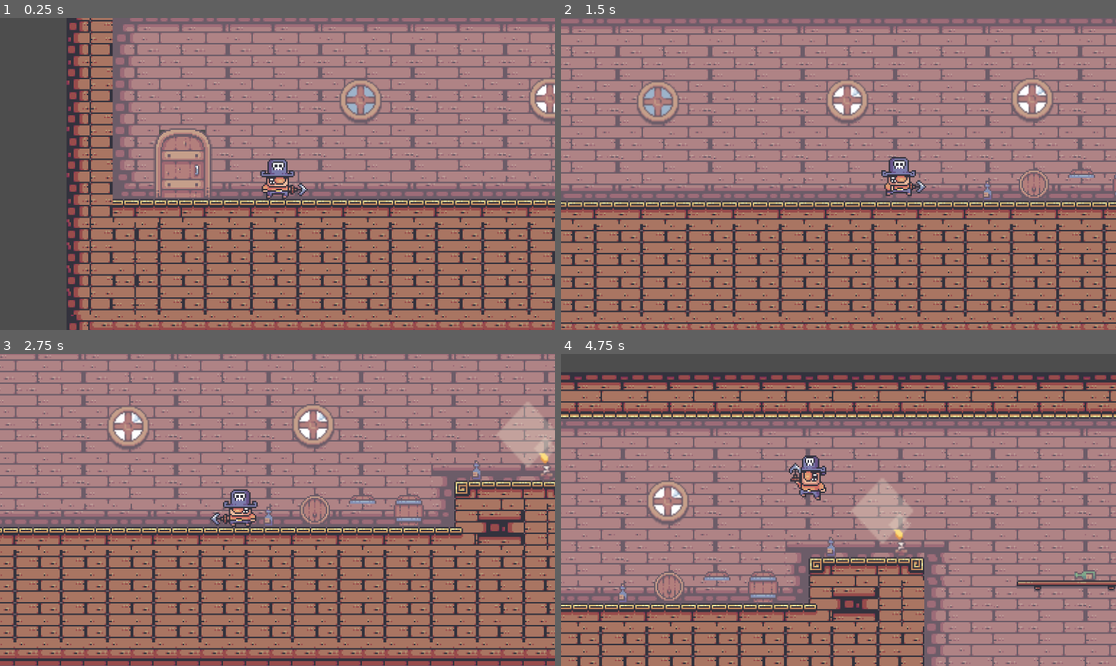
Above: before the commit, frames 1-4 (two rows, left to right).
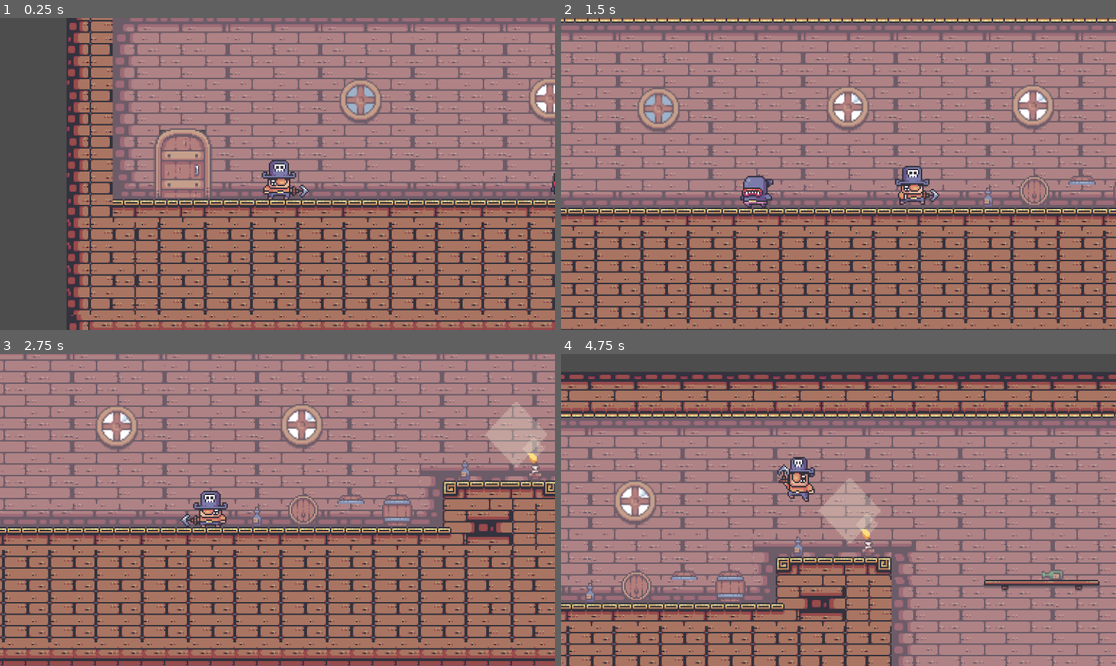
Above: after the commit, the same moments.

Repository: Skyluc05/BINF-Jump-Run-Name-pending
Game: Godot game, scene res://node_2d.tscn
Two runs of this game, one before a commit and one after it. Both use one fixed random seed, a clock stepped at 60 frames per second and the inputs below.
Inputs (mouse positions are in pixels of both pictures, inside the frame that each line leads up to):
- Up to frame 1 (0.25 s): no input
- Up to frame 2 (1.5 s): move the mouse to (960, 158) at 0.52 s; hold Right (Right) from 0.53 s (still down); click (960, 158) at 0.6 s; tap W (Jump) at 0.77 s; move the mouse to (727, 189) at 1.27 s; click (727, 189) at 1.35 s
- Up to frame 3 (2.75 s): tap W (Jump) at 1.52 s; move the mouse to (333, 441) at 2.02 s; release Right (Right) at 2.03 s; hold Left (Left) from 2.03 s (still down); click (333, 441) at 2.1 s
- Up to frame 4 (4.75 s): move the mouse to (810, 572) at 2.77 s; release Left (Left) at 2.78 s; hold Right (Right) 2.78-4.28 s; click (810, 572) at 2.85 s; tap W (Jump) at 3.02, 3.77, 4.52 s; move the mouse to (1005, 556) at 3.52 s; click (1005, 556) at 3.6 s; move the mouse to (672, 463) at 4.27 s; hold Left (Left) from 4.28 s (still down); click (672, 463) at 4.35 s

The runs differ from the first frame. In frame 1, 0.6% of the frame differs, in the area x 46-100%, y 44-59%; in frame 2, 44%, in the area x 0-100%, y 0-100%; in frame 3, 24%; in frame 4, 32%.

Commit message:
Erster Gegner (Nicht Fertig) + ein paar fixes

Diff:
--- /dev/null
+++ b/Enemy Logic/Fierce_Tooth/fierce_tooth.gd
@@ -0,0 +1,33 @@
+extends CharacterBody2D
+
+@export var SPEED = -60.0
+
+@onready var anim = $AnimatedSprite2D
+
+var facing_right = false
+
+func _physics_process(delta: float) -> void:
+
+	if not is_on_floor():
+		velocity += get_gravity() * delta
+
+	if !$RaycastDown.is_colliding() && is_on_floor or $RaycastDir.is_colliding():
+		flip()
+
+	velocity.x = SPEED
+
+	animation_handler()
+
+	move_and_slide()
+
+func flip():
+	facing_right = !facing_right
+
+	scale.x = abs(scale.x) * -1
+	if facing_right:
+		SPEED = abs(SPEED)
+	else:
+		SPEED = abs(SPEED) *-1
+
+func animation_handler():
+	anim.play("Run")
--- /dev/null
+++ b/Enemy Logic/Fierce_Tooth/fierce_tooth.tscn
@@ -0,0 +1,65 @@
+[gd_scene load_steps=10 format=3 uid="uid://n4ysn6jt881n"]
+
+[ext_resource type="Texture2D" uid="uid://dwf1n3emww0om" path="res://Sprites/Enemys/Fierce Tooth/02-Run/Run 01.png" id="1_ydofo"]
+[ext_resource type="Texture2D" uid="uid://nqklsc10mdak" path="res://Sprites/Enemys/Fierce Tooth/02-Run/Run 02.png" id="2_y8m5k"]
+[ext_resource type="Texture2D" uid="uid://bypys17853prs" path="res://Sprites/Enemys/Fierce Tooth/02-Run/Run 03.png" id="3_f0i3p"]
+[ext_resource type="Texture2D" uid="uid://bh11becpurfb4" path="res://Sprites/Enemys/Fierce Tooth/02-Run/Run 04.png" id="4_rd83c"]
+[ext_resource type="Texture2D" uid="uid://rg4rysm3gub3" path="res://Sprites/Enemys/Fierce Tooth/02-Run/Run 05.png" id="5_q4a3y"]
+[ext_resource type="Texture2D" uid="uid://dtrj0iv6j6548" path="res://Sprites/Enemys/Fierce Tooth/02-Run/Run 06.png" id="6_54yjw"]
+
+[sub_resource type="SpriteFrames" id="SpriteFrames_j86g4"]
+animations = [{
+"frames": [{
+"duration": 1.0,
+"texture": ExtResource("1_ydofo")
+}, {
+"duration": 1.0,
+"texture": ExtResource("2_y8m5k")
+}, {
+"duration": 1.0,
+"texture": ExtResource("3_f0i3p")
+}, {
+"duration": 1.0,
+"texture": ExtResource("4_rd83c")
+}, {
+"duration": 1.0,
+"texture": ExtResource("5_q4a3y")
+}, {
+"duration": 1.0,
+"texture": ExtResource("6_54yjw")
+}],
+"loop": true,
+"name": &"Run",
+"speed": 5.0
+}]
+
+[sub_resource type="RectangleShape2D" id="RectangleShape2D_ius4x"]
+size = Vector2(18, 20)
+
+[sub_resource type="RectangleShape2D" id="RectangleShape2D_5vfex"]
+size = Vector2(20, 25)
+
+[node name="Fierce Tooth" type="CharacterBody2D"]
+
+[node name="AnimatedSprite2D" type="AnimatedSprite2D" parent="."]
+texture_filter = 1
+sprite_frames = SubResource("SpriteFrames_j86g4")
+animation = &"Run"
+frame_progress = 0.859025
+
+[node name="CollisionShape2D" type="CollisionShape2D" parent="."]
+position = Vector2(0, 3)
+shape = SubResource("RectangleShape2D_ius4x")
+
+[node name="Area2D" type="Area2D" parent="."]
+
+[node name="CollisionShape2D" type="CollisionShape2D" parent="Area2D"]
+position = Vector2(0, 0.5)
+shape = SubResource("RectangleShape2D_5vfex")
+
+[node name="RaycastDir" type="RayCast2D" parent="."]
+target_position = Vector2(-11, 0)
+
+[node name="RaycastDown" type="RayCast2D" parent="."]
+position = Vector2(-10, 0)
+target_position = Vector2(0, 14)
--- a/Player Logic/node_2d.gd
+++ b/Player Logic/node_2d.gd
@@ -1,12 +1,12 @@
 extends Node2D
+
+@onready var player := get_parent()
+@onready var ray := $RayCast2D
+@onready var rope := $Line2D
 
 @export var rest_lenght = 2.0
 @export var stiffness = 10.0
 @export var damping = 2.0
-
-@onready var player := get_parent()
-@onready var ray := $RayCast2D
-@onready var rope := $Line2D
 
 var launched = false
 var target: Vector2
@@ -50,5 +50,6 @@
 
 	player.velocity += force * delta
 	update_rope()
+
 func update_rope():
 	rope.set_point_position(1, to_local(target))
--- a/Player Logic/pirate_clown_nose.gd
+++ b/Player Logic/pirate_clown_nose.gd
@@ -6,12 +6,13 @@
 @export var Jump_Buffer_Time = 0.1
 @export var Coyote_Time = 0.5
 
-const SPEED = 300.0
-const JUMP_VELOCITY = -400
-const ACCELERATION = 0.1
-const DECELERATION = 0.1
+@export var SPEED = 300.0
+@export var JUMP_VELOCITY = -400
+@export var ACCELERATION = 0.1
+@export var DECELERATION = 0.1
 
 var Jump_Buffer = false
+
 var Jump_Available = true
 
 func _physics_process(delta: float) -> void:
@@ -55,11 +56,12 @@
 		else:
 			anim.play("Fall")
 
-
 func handle_sprite_flip(direction):
 	if direction == 1:
 		anim.flip_h = false
+		anim.offset = Vector2(0,0)
 	if direction == -1:
+		anim.offset = Vector2(-20,0)
 		anim.flip_h = true
 
 func jump():
--- a/Player Logic/pirate_clown_nose.tscn
+++ b/Player Logic/pirate_clown_nose.tscn
@@ -1,8 +1,7 @@
-[gd_scene load_steps=28 format=3 uid="uid://cwcm0oy2odce4"]
+[gd_scene load_steps=27 format=3 uid="uid://cwcm0oy2odce4"]
 
 [ext_resource type="Texture2D" uid="uid://b28rnqgtgnx15" path="res://Sprites/Player/Captian Clown Nose with hook/Idle hook/Captain Clown Nose with Hook test1.png" id="1_1wkec"]
 [ext_resource type="Script" path="res://Player Logic/pirate_clown_nose.gd" id="1_s001t"]
-[ext_resource type="Texture2D" uid="uid://bk362vdlwpxn" path="res://Sprites/Player/Captian Clown Nose with hook/Dead Ground/Captain Clown Nose with Hook test1.png" id="2_ndfyf"]
 [ext_resource type="Texture2D" uid="uid://dqi2tv3lytund" path="res://Sprites/Player/Captian Clown Nose with hook/Idle hook/Captain Clown Nose with Hook test2.png" id="2_vudni"]
 [ext_resource type="Texture2D" uid="uid://5vxyijptwuat" path="res://Sprites/Player/Captian Clown Nose with hook/Dead Hit Hook/Captain Clown Nose with Hook test1.png" id="2_wdsq6"]
 [ext_resource type="Texture2D" uid="uid://vyf0lfrav0mr" path="res://Sprites/Player/Captian Clown Nose with hook/Dead Hit Hook/Captain Clown Nose with Hook test2.png" id="3_4i6o8"]
@@ -57,9 +56,6 @@
 "speed": 5.0
 }, {
 "frames": [{
-"duration": 1.0,
-"texture": ExtResource("2_ndfyf")
-}, {
 "duration": 1.0,
 "texture": ExtResource("3_xk8rg")
 }, {
@@ -140,9 +136,10 @@
 
 [node name="AnimatedSprite2D" type="AnimatedSprite2D" parent="."]
 texture_filter = 1
-position = Vector2(10, -5)
+position = Vector2(11, -4)
 sprite_frames = SubResource("SpriteFrames_1view")
-animation = &"Fall"
+animation = &"Run"
+frame_progress = 0.561508
 
 [node name="Camera2D" type="Camera2D" parent="."]
 scale = Vector2(0.3, 0.3)
@@ -153,7 +150,7 @@
 script = ExtResource("25_jmbo1")
 
 [node name="RayCast2D" type="RayCast2D" parent="Grapinghook controler"]
-target_position = Vector2(800, 0)
+target_position = Vector2(300, 0)
 
 [node name="Line2D" type="Line2D" parent="Grapinghook controler"]
 points = PackedVector2Array(0, 0, 0, 0)
--- /dev/null
+++ b/kerzen_2.gd
@@ -0,0 +1,4 @@
+extends AnimatedSprite2D
+
+func _process(delta: float) -> void:
+	play("default")
--- a/node_2d.tscn
+++ b/node_2d.tscn
@@ -102,6 +102,9 @@
 [ext_resource type="Texture2D" uid="uid://dc6xjvqwpfjjx" path="res://Sprites/level design stuff/Decorations/Window/Window/72.png" id="82_18pc3"]
 [ext_resource type="Texture2D" uid="uid://cgba50sunskx8" path="res://Sprites/level design stuff/Decorations/Window/Window/73.png" id="83_obbpw"]
 [ext_resource type="Texture2D" uid="uid://dpgjb60a5jccq" path="res://Sprites/level design stuff/Decorations/Window/Window/74.png" id="84_5l7ir"]
+[ext_resource type="Script" path="res://kerzen_2.gd" id="103_cmyte"]
+[ext_resource type="PackedScene" uid="uid://n4ysn6jt881n" path="res://Enemy Logic/Fierce_Tooth/fierce_tooth.tscn" id="104_pm3au"]
+[ext_resource type="Script" path="res://Enemy Logic/Fierce_Tooth/fierce_tooth.gd" id="105_kp2c7"]
 
 [sub_resource type="TileSetAtlasSource" id="TileSetAtlasSource_0rivg"]
 texture = ExtResource("1_p2w6k")
@@ -1384,11 +1387,13 @@
 frame_progress = 0.640552
 
 [node name="Kerzen" type="AnimatedSprite2D" parent="."]
+texture_filter = 1
 position = Vector2(295, -72)
 sprite_frames = SubResource("SpriteFrames_looag")
 frame_progress = 0.387755
 
 [node name="Licht Kerze 1" type="AnimatedSprite2D" parent="Kerzen"]
+texture_filter = 1
 position = Vector2(266, 10)
 scale = Vector2(1.40625, 1.5)
 sprite_frames = SubResource("SpriteFrames_upy8w")
@@ -1397,6 +1402,7 @@
 [node name="Kerzen2" type="AnimatedSprite2D" parent="Kerzen"]
 position = Vector2(713, 32)
 sprite_frames = SubResource("SpriteFrames_looag")
+script = ExtResource("103_cmyte")
 
 [node name="Licht Kerze 2" type="AnimatedSprite2D" parent="Kerzen/Kerzen2"]
 position = Vector2(-726, -56)
@@ -1473,3 +1479,9 @@
 scale = Vector2(1.40625, 1.5)
 sprite_frames = SubResource("SpriteFrames_upy8w")
 frame_progress = 0.59363
+
+[node name="Enemys" type="Node2D" parent="."]
+
+[node name="Fierce Tooth" parent="Enemys" instance=ExtResource("104_pm3au")]
+position = Vector2(21, -56)
+script = ExtResource("105_kp2c7")
--- a/project.godot
+++ b/project.godot
@@ -17,6 +17,7 @@
 [file_customization]
 
 folder_colors={
+"res://Enemy Logic/": "red",
 "res://Player Logic/": "green",
 "res://Sprites/Collectibles/": "yellow",
 "res://Sprites/Enemys/": "red",
Not shown: 1 places in node_2d.tscn that only renumber resources
